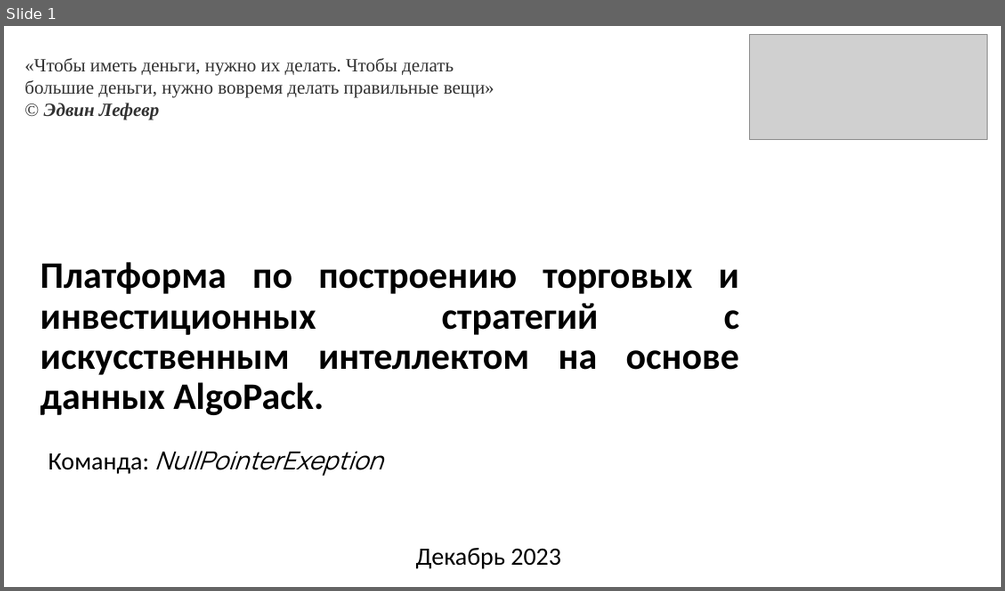
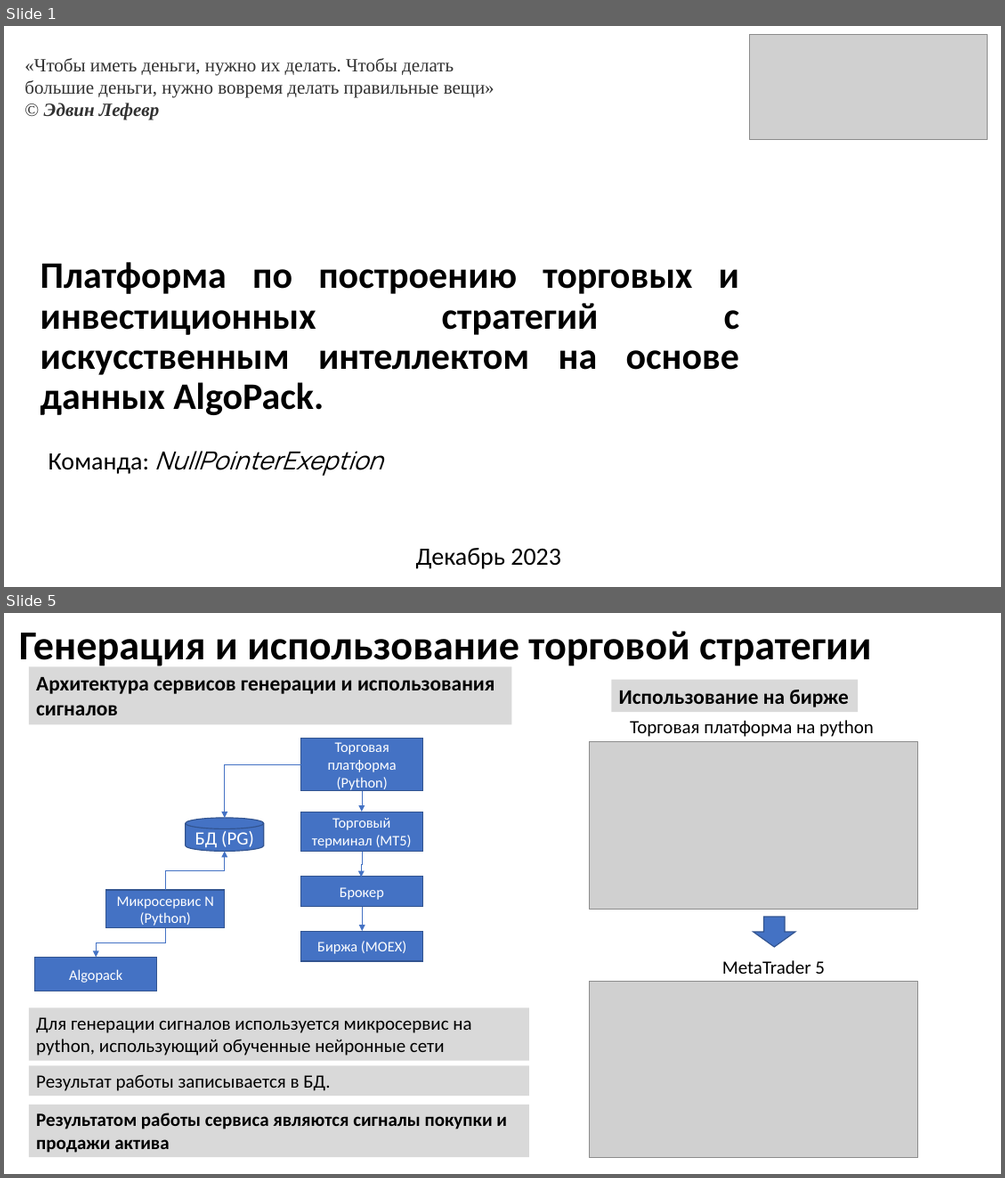
Before and after one commit to suenot/powerlife000-moex_hackaton, a slide deck: info/NullPointerExeption v1.pptx. Shown one above the other, each under a label of ours: slide 1 before the commit, slides 1 and 5 after it; the slides between them are not shown. The pictures are 1005x591 and 1005x1178 pixels, drawn with LibreOffice and Linux fonts; fonts in the diff are those of the drawing; grey boxes stand for pictures. Boxes give left, top, right and bottom in pixels: in the first picture for what was removed or moved away, otherwise in the second. Text is boxed around its words. In the diff, an @@ line names an element or a change of style, - is before the commit and + after.

```diff
--- a/info/NullPointerExeption v1.pptx
+++ b/info/NullPointerExeption v1.pptx
@@ slide 5 added at (4, 613, 1001, 1174), background #FFFFFF @@
@@ title added at (19, 631, 871, 666), 39.6 pt, text #000000, bold @@
+Генерация и использование торговой стратегии
@@ rectangle added at (29, 666, 512, 724), fill #D9D9D9, 20 pt, text #000000, bold @@
+Архитектура сервисов генерации и использования сигналов
@@ rectangle added at (611, 680, 858, 713), fill #D9D9D9, 20 pt, text #000000, bold @@
+Использование на бирже
@@ rectangle added at (301, 738, 423, 791), fill #4472C4, outline #325491 1 pt, 14 pt, text #FFFFFF @@
+Торговая платформа (Python)
@@ picture added at (590, 742, 918, 909) @@
@@ text added at (630, 720, 874, 737), 18 pt, text #000000 @@
+Торговая платформа на python
@@ elbow arrow added from (301, 764) to (225, 818), #4472C4 0.5 pt @@
@@ elbow arrow added from (362, 791) to (362, 811), #4472C4 0.5 pt @@
@@ cylinder added at (186, 818, 264, 852), fill #4472C4, outline #325491 1 pt, 18 pt, text #FFFFFF @@
+БД (PG)
@@ rectangle added at (301, 811, 423, 852), fill #4472C4, outline #325491 1 pt, 14 pt, text #FFFFFF @@
+Торговый терминал (MT5)
@@ elbow arrow added from (165, 890) to (225, 851), #4472C4 0.5 pt @@
@@ elbow arrow added from (362, 852) to (362, 877), #4472C4 0.5 pt @@
@@ rectangle added at (301, 876, 423, 906), fill #4472C4, outline #325491 1 pt, 14 pt, text #FFFFFF @@
+Брокер
@@ rectangle added at (106, 890, 225, 928), fill #4472C4, outline #325491 1 pt, 14 pt, text #FFFFFF @@
+Микросервис N (Python)
@@ elbow arrow added from (165, 928) to (96, 957), #4472C4 0.5 pt @@
@@ rectangle added at (301, 931, 423, 961), fill #4472C4, outline #325491 1 pt, 14 pt, text #FFFFFF @@
+Биржа (MOEX)
@@ elbow arrow added from (362, 907) to (362, 931), #4472C4 0.5 pt @@
@@ down arrow added at (753, 916, 795, 947), fill #4472C4, outline #325491 1 pt @@
@@ rectangle added at (34, 957, 156, 991), fill #4472C4, outline #325491 1 pt, 14 pt, text #FFFFFF @@
+Algopack
@@ picture added at (590, 981, 918, 1158) @@
@@ text added at (722, 960, 825, 973), 18 pt, text #000000 @@
+MetaTrader 5
@@ rectangle added at (29, 1008, 529, 1061), fill #D9D9D9, 18 pt, text #000000 @@
+Для генерации сигналов используется микросервис на python, использующий обученные нейронные сети
@@ rectangle added at (29, 1065, 529, 1095), fill #D9D9D9, 18 pt, text #000000 @@
+Результат работы записывается в БД.
@@ rectangle added at (29, 1104, 529, 1158), fill #D9D9D9, 18 pt, text #000000, bold @@
+Результатом работы сервиса являются сигналы покупки и продажи актива
```
Also in this commit, not shown: 3 other slides added, 3 slides removed, 8 other files.
